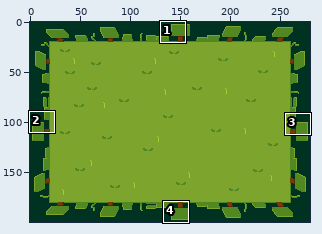
A sprite sheet gets an edit: Ludum-Dare-51/Textures/jungle_room2.png. Above: a wide view before the commit, with the close-up outlined.
Close-up. Before:
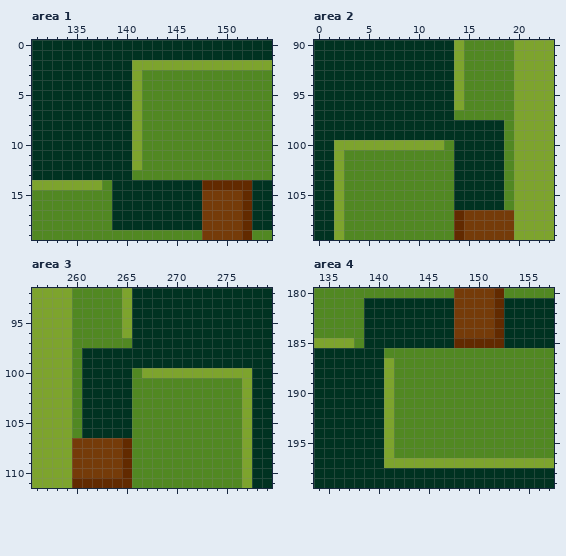
The file is 280x200 pixels. Shown: area 1: x 131..154, y 0..19; area 2: x 0..23, y 90..109; area 3: x 256..279, y 92..111; area 4: x 134..157, y 180..199. The commit also changed other parts of the picture, which this record leaves out.
Now the later version:
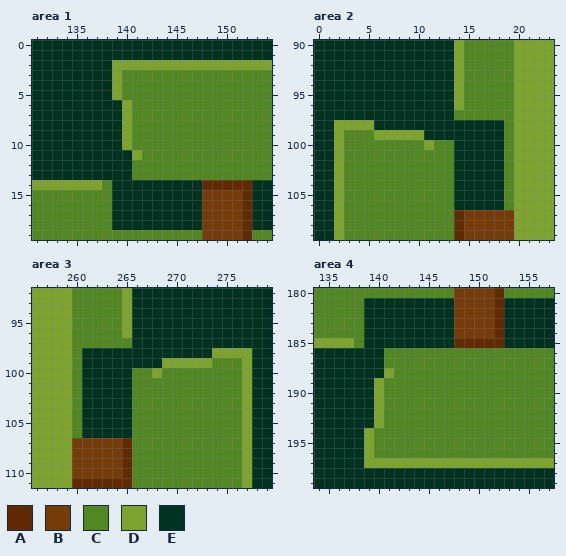
Palette (. is transparent): A #622a00  B #753b09  C #518822  D #7da42d  E #003221
Difference:
--- area 1
@@ x 137..143 @@
  1 EEEEEEE
- 2 EEEEDDD
- 3 EEEEDCC
- 4 EEEEDCC
- 5 EEEEDCC
- 6 EEEEDCC
- 7 EEEEDCC
- 8 EEEEDCC
- 9 EEEEDCC
-10 EEEEDCC
+ 2 EEDDDDD
+ 3 EEDCCCC
+ 4 EEDCCCC
+ 5 EEDCCCC
+ 6 EEEDCCC
+ 7 EEEDCCC
+ 8 EEEDCCC
+ 9 EEEDCCC
+10 EEEDCCC
 11 EEEEDCC
-12 EEEEDCC
+12 EEEECCC
 13 EEEECCC
--- area 2
@@ x 0..14 @@
  97 EEEEEEEEEEEEEEC
- 98 EEEEEEEEEEEEEEE
- 99 EEEEEEEEEEEEEEE
-100 EEDDDDDDDDDDDCE
+ 98 EEDDDDEEEEEEEEE
+ 99 EEDCCCDDDDDEEEE
+100 EEDCCCCCCCCDCCE
 101 EEDCCCCCCCCCCCE
--- area 3
@@ x 265..279 @@
  97 CEEEEEEEEEEEEEE
- 98 EEEEEEEEEEEEEEE
- 99 EEEEEEEEEEEEEEE
-100 ECDDDDDDDDDDDEE
+ 98 EEEEEEEEEDDDDEE
+ 99 EEEEDDDDDCCCDEE
+100 ECCDCCCCCCCCDEE
 101 ECCCCCCCCCCCDEE
--- area 4
@@ x 137..143 @@
 186 EEEECCC
-187 EEEEDCC
+187 EEEECCC
 188 EEEEDCC
-189 EEEEDCC
-190 EEEEDCC
-191 EEEEDCC
-192 EEEEDCC
-193 EEEEDCC
-194 EEEEDCC
-195 EEEEDCC
-196 EEEEDCC
-197 EEEEDDD
+189 EEEDCCC
+190 EEEDCCC
+191 EEEDCCC
+192 EEEDCCC
+193 EEEDCCC
+194 EEDCCCC
+195 EEDCCCC
+196 EEDCCCC
+197 EEDDDDD
 198 EEEEEEE
Changed places in both close-ups, as pixel boxes (x1, y1, x2, y2):
changed: (112, 60, 142, 170)
changed: (334, 120, 444, 150)
changed: (142, 348, 252, 378)
changed: (364, 358, 394, 468)
